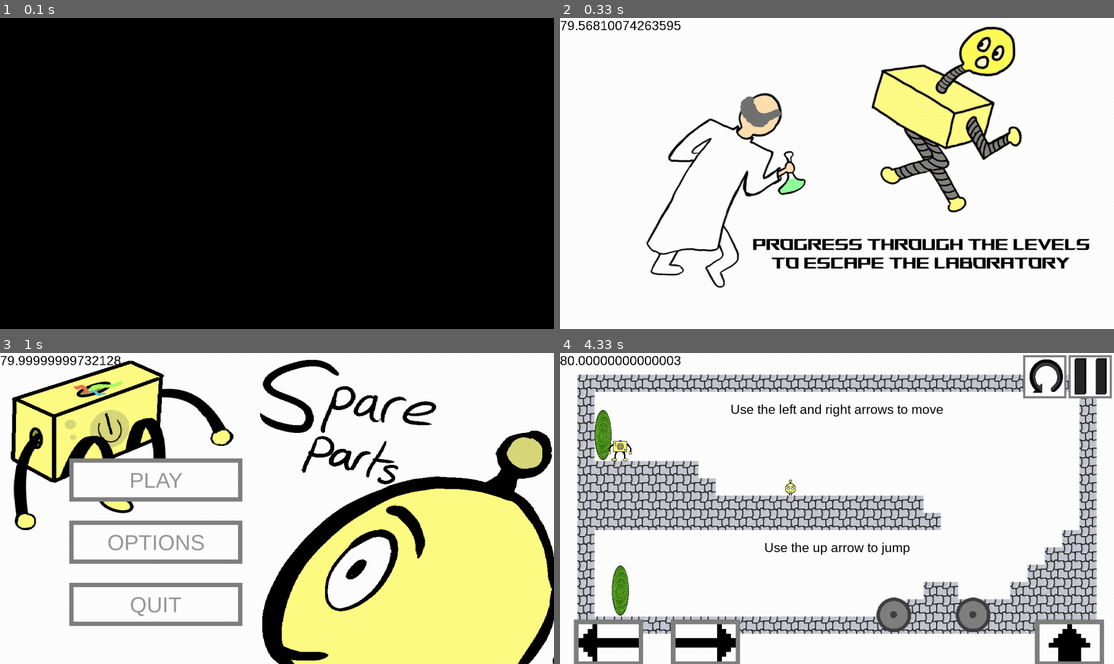
Above: before the commit, frames 1-4 (two rows, left to right).
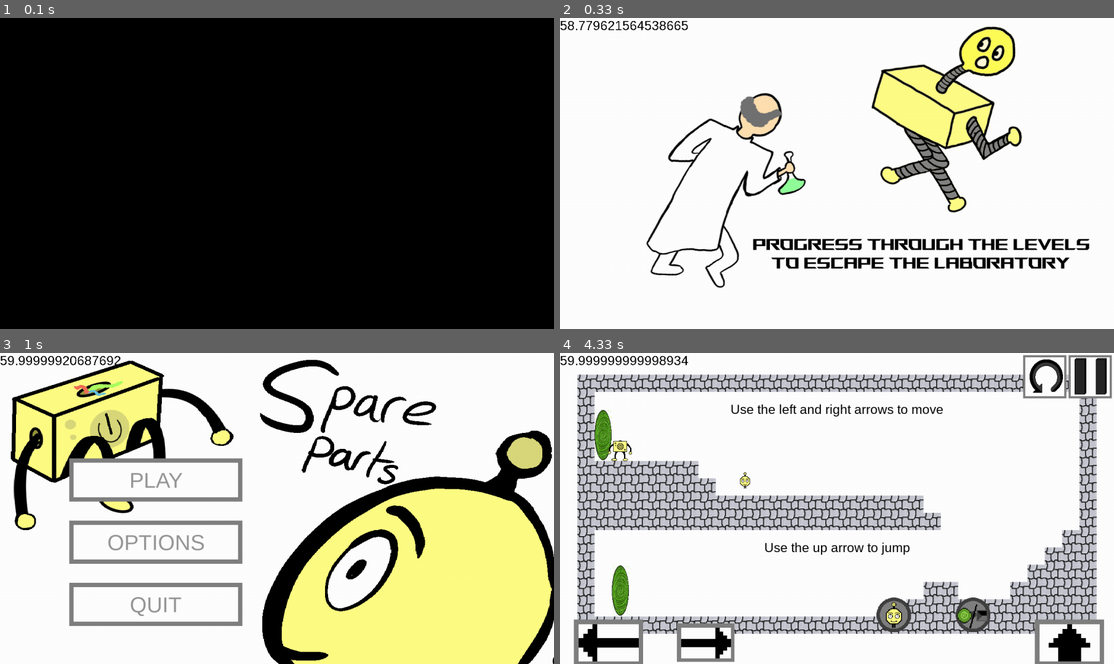
Above: after the commit, the same moments.

Repository: MartinWho2/Mobile_game_jam
Game: pygame game, started from main.py
The game is run twice, just before and just after one commit, with the same random seed, the same clock (stepped at 60 frames per second) and the same inputs.
Inputs (mouse positions are in pixels of both pictures, inside the frame that each line leads up to):
- Up to frame 1 (0.1 s): no input
- Up to frame 2 (0.33 s): no input
- Up to frame 3 (1 s): click (277, 508) at 0.38 s; press the mouse at (155, 542) at 0.7 s; move the mouse to (249, 539) at 0.8 s; release the mouse at (343, 536) at 0.93 s
- Up to frame 4 (4.33 s): press the mouse at (715, 480) at 2.03 s; move the mouse to (687, 474) at 2.13 s; release the mouse at (665, 468) at 2.27 s; click (670, 455) at 2.38 s; click (892, 614) at 2.72 s; hold D 3-3.47 s; hold W 3.5-3.8 s; hold D 3.83-4.3 s

Frame 1 is identical in both runs. In frame 2, 0.3% of the frame differs, in the area x 0-24%, y 0-4%; in frame 3, 0.2%; in frame 4, 1.7%, in the area x 0-78%, y 0-100%.

Commit message:
Small fixes

Diff:
--- a/game.py
+++ b/game.py
@@ -21,7 +21,7 @@
         self.menu_music = pygame.mixer.Sound(path+"media/menu_music.wav")
         self.level_music = pygame.mixer.Sound(path+"media/level_music.wav")
         self.music = pygame.mixer.Channel(1)
-        self.music.set_volume(0.5)
+        self.music.set_volume(0)
         self.music.play(self.menu_music,-1)
         self.path = path
         self.tile_size = 40
@@ -53,10 +53,25 @@
         reset_image = pygame.transform.scale(pygame.image.load(path + 'media/reset.png').convert_alpha(), (100, 100))
         reset_button.blit(reset_image, (0, 0))
         self.reset_button = Int_button(reset_button, pygame.Vector2(self.w - 210, 5), 100, name="reset")
+        head_image = pygame.image.load(self.path + 'media/head/head_button.png').convert_alpha()
+        head_image = pygame.transform.scale(head_image,(head_image.get_width()*2,head_image.get_height()*2))
         action_surface = pygame.image.load(self.path + 'media/action_button.png').convert_alpha()
+        arm_image = pygame.image.load(self.path + 'media/arm.png').convert_alpha()
+        arm_image = pygame.transform.scale(arm_image,(round(arm_image.get_width()*1.5),
+                                                      round(arm_image.get_height()*1.5)))
+        arm_image = pygame.transform.rotate(arm_image,90)
+        head_button_image = pygame.image.load(self.path + 'media/action_button_head.png').convert_alpha()
+        head_button_image = pygame.transform.scale(head_button_image,(head_button_image.get_width()*2,head_button_image.get_height()*2))
+        action3_surface = action_surface.copy()
+        action3_surface.blit(head_button_image,(round(action3_surface.get_width()/2-head_button_image.get_width()/2),
+                                                round(action3_surface.get_height()/2-head_button_image.get_height()/2)))
+        action_surface.blit(arm_image, (action_surface.get_width() / 2 - arm_image.get_width() / 2,
+                                         action_surface.get_height() / 2 - arm_image.get_height() / 2))
         self.action_button = Int_button(action_surface, pygame.Vector2(self.w * 5 / 7, self.h * 5.5 / 7),
-                                        round(self.w / 16), name="action")
+                                        round(self.w / 16), name="action", images=action3_surface)
         action2_surface = pygame.image.load(self.path + 'media/action_button.png').convert_alpha()
+        action2_surface.blit(head_image, (round(action_surface.get_width() / 2 - head_image.get_width() / 2),
+                                         round(action_surface.get_height() / 2 - head_image.get_height() / 2)))
         self.action2_button = Int_button(action2_surface, pygame.Vector2(self.w * 4 / 7, self.h * 5.5 / 7),
                                         round(self.w / 16), name="action2")
         self.level = 1
@@ -220,6 +235,8 @@
         for infos in self.levels_infos['texts'][self.level-1]:
             text = Text(infos[0], infos[1], self.tile_size)
             self.texts.append(text)
+        self.action_button.image = self.action_button.images[False]
+        self.action_button.button_state = False
 
 
     def blit_map(self):
--- a/interface_button.py
+++ b/interface_button.py
@@ -3,7 +3,7 @@
 
 
 class Interface_button(pygame.sprite.Sprite):
-    def __init__(self, image: pygame.surface.Surface, pos: pygame.Vector2, size: int, name=""):
+    def __init__(self, image: pygame.surface.Surface, pos: pygame.Vector2, size: int, name="", images=None):
         super().__init__()
         self.image = image
         self.rect = image.get_rect()
@@ -17,8 +17,17 @@
         self.rect.topleft = pos.xy
         self.image_clicked_rect.center = self.rect.center
         self.name = name
+        self.button_state = False  # Only for button used for the arms and the vents: False if body, True if head
+        if images:
+            self.images_with_head = {"body":self.image,"head":pygame.transform.scale(images,(size,round(size*self.rect.h/self.rect.w)))}
+            self.images_head_clicked = {False:self.images_with_head["head"],
+                                        True:pygame.transform.scale(self.images_with_head["head"],
+                                                                    (round(self.rect.w * 5/6),round(self.rect.h * 5/6)))}
 
     def click(self, state):
         self.clicking = state
-        self.image = self.images[self.clicking]
+        if self.button_state:
+            self.image = self.images_head_clicked[self.clicking]
+        else:
+            self.image = self.images[self.clicking]
         self.rect = self.rects[self.clicking]
--- a/main.py
+++ b/main.py
@@ -10,7 +10,7 @@
 window = pygame.display.set_mode((1280, 720))
 
 clock = pygame.time.Clock()
-fps = 80
+fps = 60
 
 
 def platform():
@@ -155,11 +155,16 @@
                                              game.collidable_sprites, [game.head_sprite])
                             game.player.state = f"without_head_{game.arms_available}"
                             game.player_or_head = not game.player_or_head
+                            game.action_button.image = game.action_button.images_with_head["head"]
+                            game.action_button.button_state = True
 
                         else:
                             if pygame.sprite.collide_mask(game.player, game.head):
                                 game.head.kill()  # Alternate between player and head
                                 game.player_or_head = not game.player_or_head
+                                game.action_button.image = game.action_button.images_with_head["body"]
+                                game.action_button.button_state = False
+
 
                 elif event.type == pygame.KEYDOWN:
                     if event.key == pygame.K_a:
Binary file added: media/action_button_head.png
Binary file added: media/head/head_button.png
